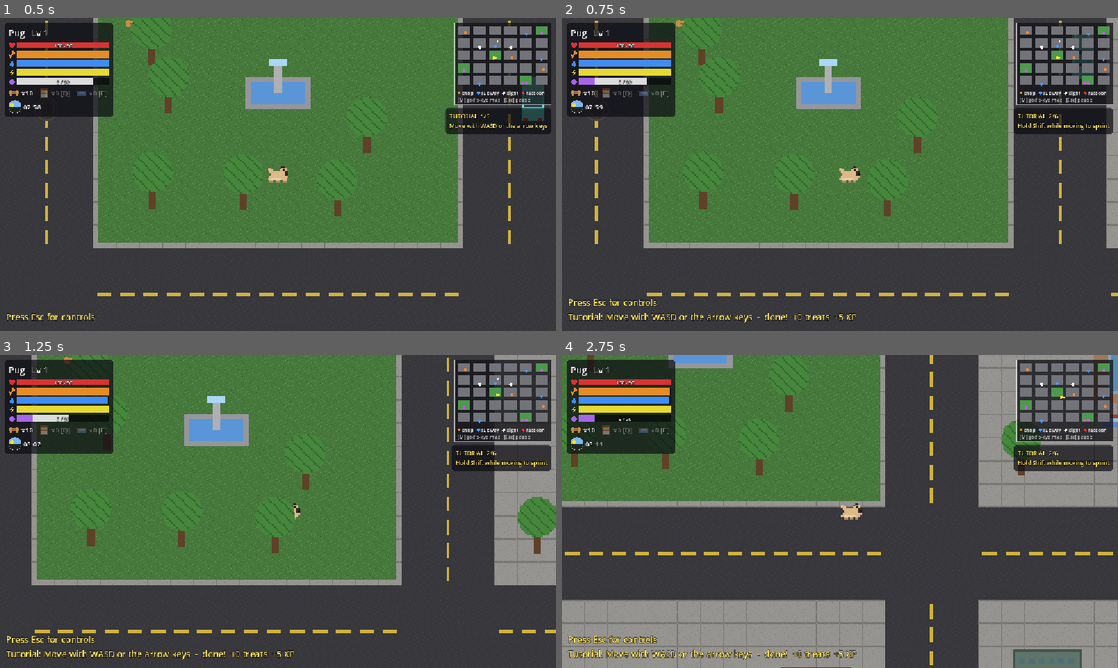
Above: before the commit, frames 1-4 (two rows, left to right).
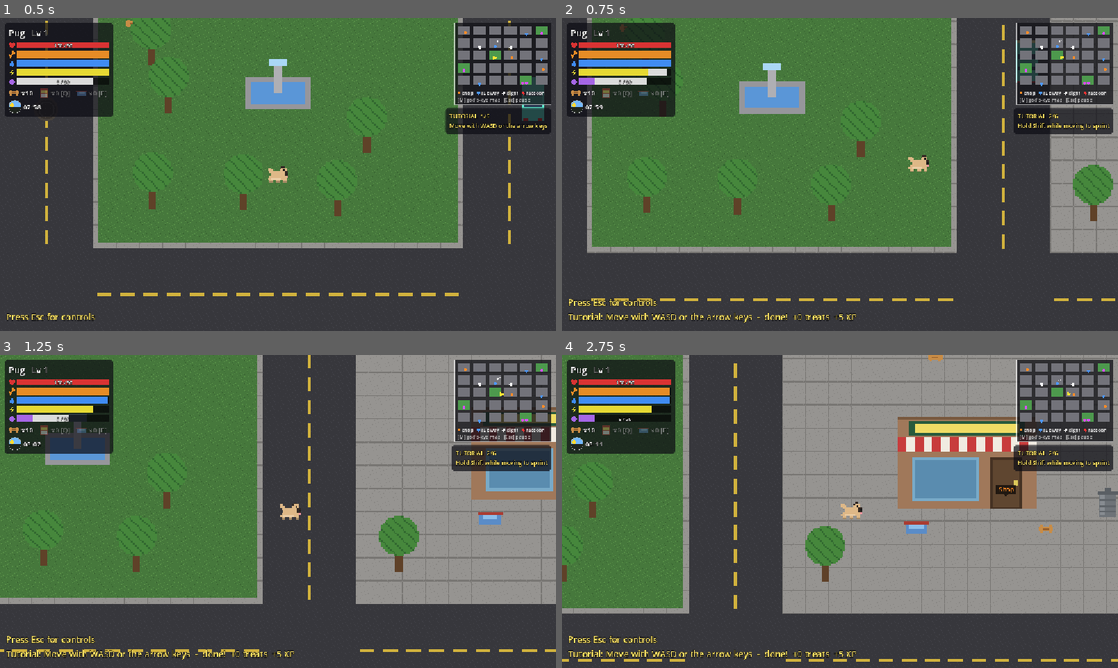
Above: after the commit, the same moments.

Repository: Damon1o/new-dog-city
Game: Godot game, scene res://scenes/Main.tscn
Two runs of this game, one before a commit and one after it. Both use one fixed random seed, a clock stepped at 60 frames per second and the inputs below.
Inputs (mouse positions are in pixels of both pictures, inside the frame that each line leads up to):
- Up to frame 1 (0.5 s): no input
- Up to frame 2 (0.75 s): tap Enter at 0.5 s; move the mouse to (962, 158) at 0.52 s; hold D from 0.53 s (still down); tap C at 0.6 s; click (962, 158) at 0.67 s
- Up to frame 3 (1.25 s): keep holding D; tap Space at 0.77, 0.8, 1.07 s
- Up to frame 4 (2.75 s): move the mouse to (728, 527) at 1.27 s; release D at 1.28 s; hold S 1.28-2.03 s; tap Space at 1.35, 1.52, 1.82, 2.3 s; click (728, 527) at 1.42 s; tap C at 1.55, 2.1 s; move the mouse to (895, 442) at 2.02 s; hold D from 2.03 s (still down); click (895, 442) at 2.17 s

Frame 1 is identical in both runs. In frame 2, 25% of the frame differs, in the area x 4-100%, y 0-91%; in frame 3, 44%; in frame 4, 71%, in the area x 0-100%, y 0-100%.

Commit message:
M1-3: dash (C): 220 px burst, invulnerable, 1.2 s cooldown, 25 stamina
Co-Authored-By: Claude Opus 5.5 <noreply@anthropic.com>

Diff:
--- a/scripts/game.gd
+++ b/scripts/game.gd
@@ -280,6 +280,8 @@
 			card_art.queue_redraw()
 		KEY_SPACE:
 			player.bite()
+		KEY_C:
+			player.dash()
 		KEY_Q:
 			if player.use_purina():
 				sfx("pickup")
--- a/scripts/player.gd
+++ b/scripts/player.gd
@@ -13,6 +13,12 @@
 	{"name": "Great Dane", "file": "great_dane", "scale": 3.8, "mph": 19.0, "hp": 130.0, "atk": 14.0, "scare": 1.3},
 	{"name": "Mastiff", "file": "mastiff", "scale": 3.6, "mph": 15.0, "hp": 160.0, "atk": 18.0, "scare": 1.4},
 ]
+
+# spec 05: dash (C) = 220 px along `facing` over 0.15 s, invulnerable, 25 stamina, 1.2 s cooldown
+const DASH_PX := 220.0
+const DASH_TIME := 0.15
+const DASH_CD := 1.2
+const DASH_COST := 25.0
 
 const STATS := [["stat_hp", "+10 Max HP"], ["stat_atk", "+2 Bite"], ["stat_spd", "+1 mph Speed"]]
 
@@ -40,6 +46,8 @@
 var winded := false
 var sprinting := false  # read by the HUD
 var attack_cd := 0.0
+var dash_t := 0.0   # dash time left; > 0 means mid-dash and invulnerable
+var dash_cd := 0.0  # read by the ability bar (M1-7)
 var facing := Vector2.RIGHT
 var anim_t := 0.0
 var name_tag: Label
@@ -77,6 +85,14 @@
 
 func _physics_process(delta: float) -> void:
 	attack_cd = maxf(attack_cd - delta, 0.0)
+	dash_cd = maxf(dash_cd - delta, 0.0)
+	if dash_t > 0.0:
+		# last step is clamped so the burst covers exactly DASH_PX; walls still stop it
+		var step: float = minf(delta, dash_t)
+		dash_t -= step
+		velocity = facing * (DASH_PX / DASH_TIME) * (step / delta)
+		move_and_slide()
+		return
 	var dir := Vector2.ZERO
 	if not frozen:
 		dir = Vector2(
@@ -123,8 +139,18 @@
 	tw.tween_property(sprite, "position", Vector2.ZERO, 0.1)
 	get_parent().on_bite(position + facing * 26.0, 46.0, attack_damage())
 
+## C key. Prey are plain Node2Ds, so the dash already passes through them.
+## ponytail: rain slide (+30%, less steering) waits for weather (M3).
+func dash() -> bool:
+	if frozen or dash_cd > 0.0 or dash_t > 0.0 or stamina < DASH_COST:
+		return false
+	stamina -= DASH_COST
+	dash_cd = DASH_CD
+	dash_t = DASH_TIME
+	return true
+
 func take_damage(amount: float) -> void:
-	if dead:
+	if dead or dash_t > 0.0:
 		return
 	hp -= amount
 	if amount >= 1.0:
--- a/tests/smoke.gd
+++ b/tests/smoke.gd
@@ -22,6 +22,28 @@
 	game.pick_stat(0)
 	assert(player.points == 0 and not paused and not game.stat_panel.visible)
 	assert(player.max_hp == hp_cap + 12.0, "+10 from the point, +2 from the level")
+
+	# dash (M1-3): 200-240 px burst, no damage mid-dash, cooldown + stamina cost
+	player.position = Vector2(700, 64)  # top road, open to the right
+	player.facing = Vector2.RIGHT
+	player.hp = player.max_hp
+	player.stamina = 100.0
+	var dash_from: Vector2 = player.position
+	assert(player.dash(), "dash fires")
+	assert(not player.dash(), "dash on cooldown")
+	await frames(3)
+	player.take_damage(50.0)
+	assert(player.hp == player.max_hp, "no damage mid-dash")
+	await frames(12)
+	var dash_len: float = player.position.distance_to(dash_from)
+	assert(dash_len >= 200.0 and dash_len <= 240.0, "dash covers 200-240 px, got %f" % dash_len)
+	assert(player.stamina < 100.0 - player.DASH_COST + 5.0, "dash costs stamina")
+	player.take_damage(1.0)
+	assert(player.hp < player.max_hp, "damage lands after the dash")
+	player.dash_cd = 0.0
+	player.stamina = 10.0
+	assert(not player.dash(), "too winded to dash")
+	player.stamina = 100.0
 
 	# cars: one per lane, and they hurt
 	var cars := get_nodes_in_group("car")
